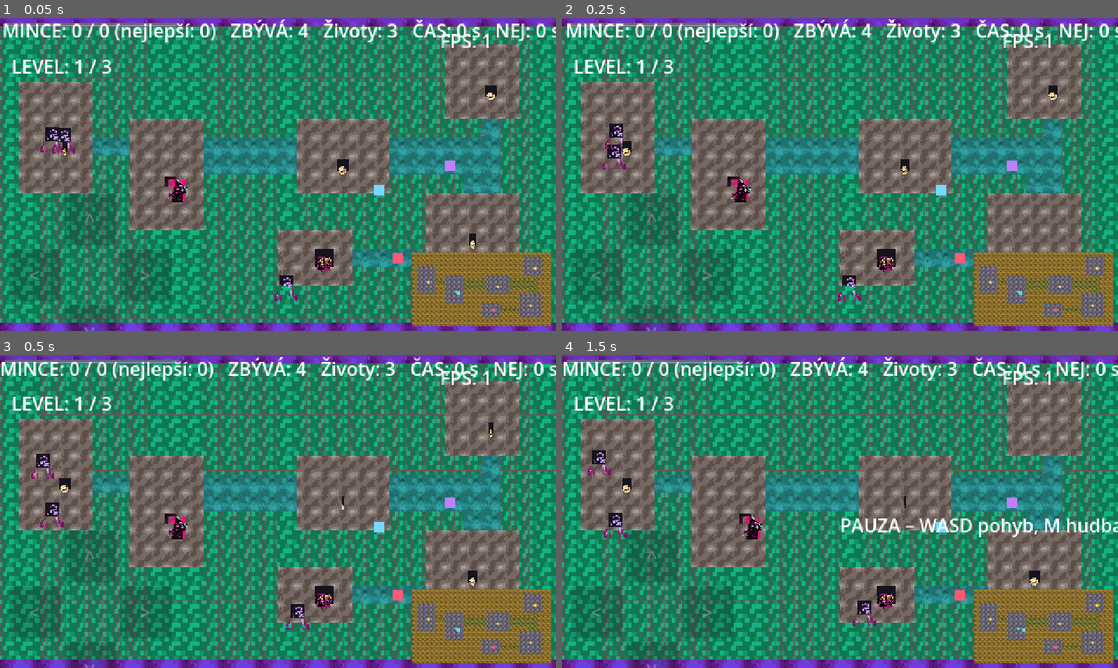
Above: before the commit, frames 1-4 (two rows, left to right).
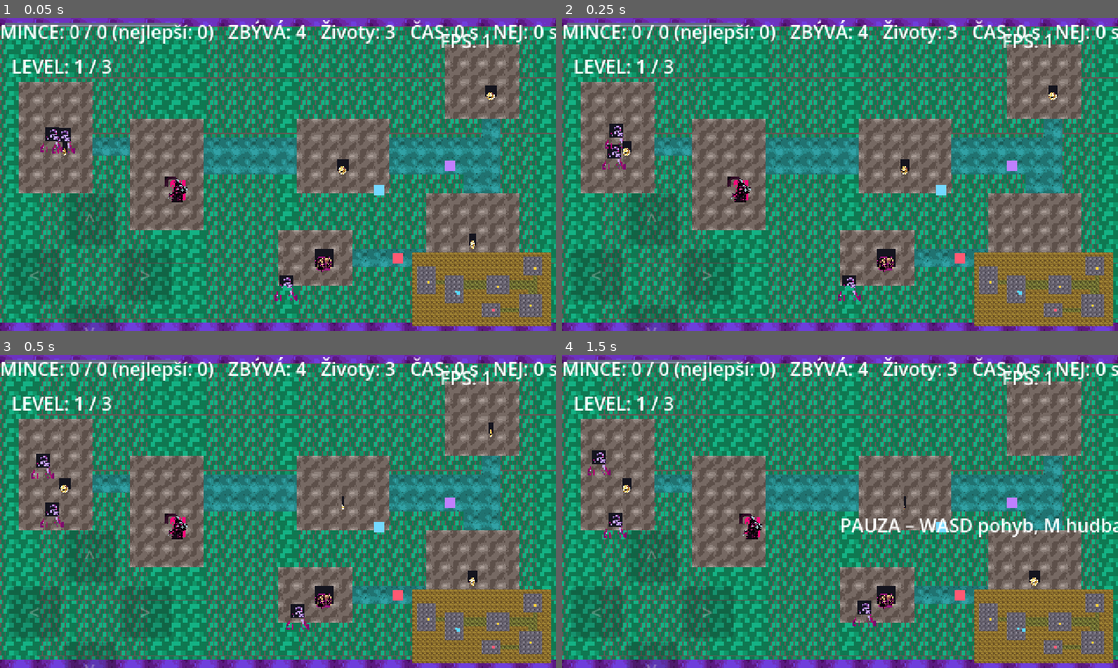
Above: after the commit, the same moments.

Repository: ssevcikm-spec/forge-quest
Game: Godot game, scene res://main.tscn
Two runs of this game, one before a commit and one after it. Both use one fixed random seed, a clock stepped at 60 frames per second and the inputs below.
Inputs:
- Up to frame 1 (0.05 s): no input
- Up to frame 2 (0.25 s): no input
- Up to frame 3 (0.5 s): no input
- Up to frame 4 (1.5 s): tap Enter at 0.5 s; hold Right 0.53-1.28 s; tap P at 0.6 s; tap Space at 0.77, 1.25 s; hold Down from 1.28 s (still down); tap M at 1.35 s

The runs differ from the first frame. In frame 1, 2.8% of the frame differs, in the area x 0-100%, y 0-9%; in frame 2, 3.0%; in frame 3, nothing differs; in frame 4, nothing differs.

Commit message:
forge: Zachvění obrazovky při sešlápnutí

Diff:
--- a/scripts/game.gd
+++ b/scripts/game.gd
@@ -565,7 +565,7 @@
 	_move_enemies(delta)
 	_update_minimap_dot()
 	intenzita_tresu = move_toward(intenzita_tresu, 0.0, delta * 3.0)
-	if intenzita_tresu == 0.0:
+	if intenzita_tresu > 0:
 		hud.position = Vector2.ZERO
 	_show_win_screen()
 	cas_dalsiho_kroku = max(0.0, cas_dalsiho_kroku - delta)
@@ -669,6 +669,7 @@
 	# přičtení za nepřítele by mohlo ukončit úroveň před sebraním mincí.
 	enemy.remove_from_group("enemy")
 	enemy.queue_free()
+	intenzita_tresu = 0.6
 
 
 func _make_chest(vp: Vector2) -> Area2D:
